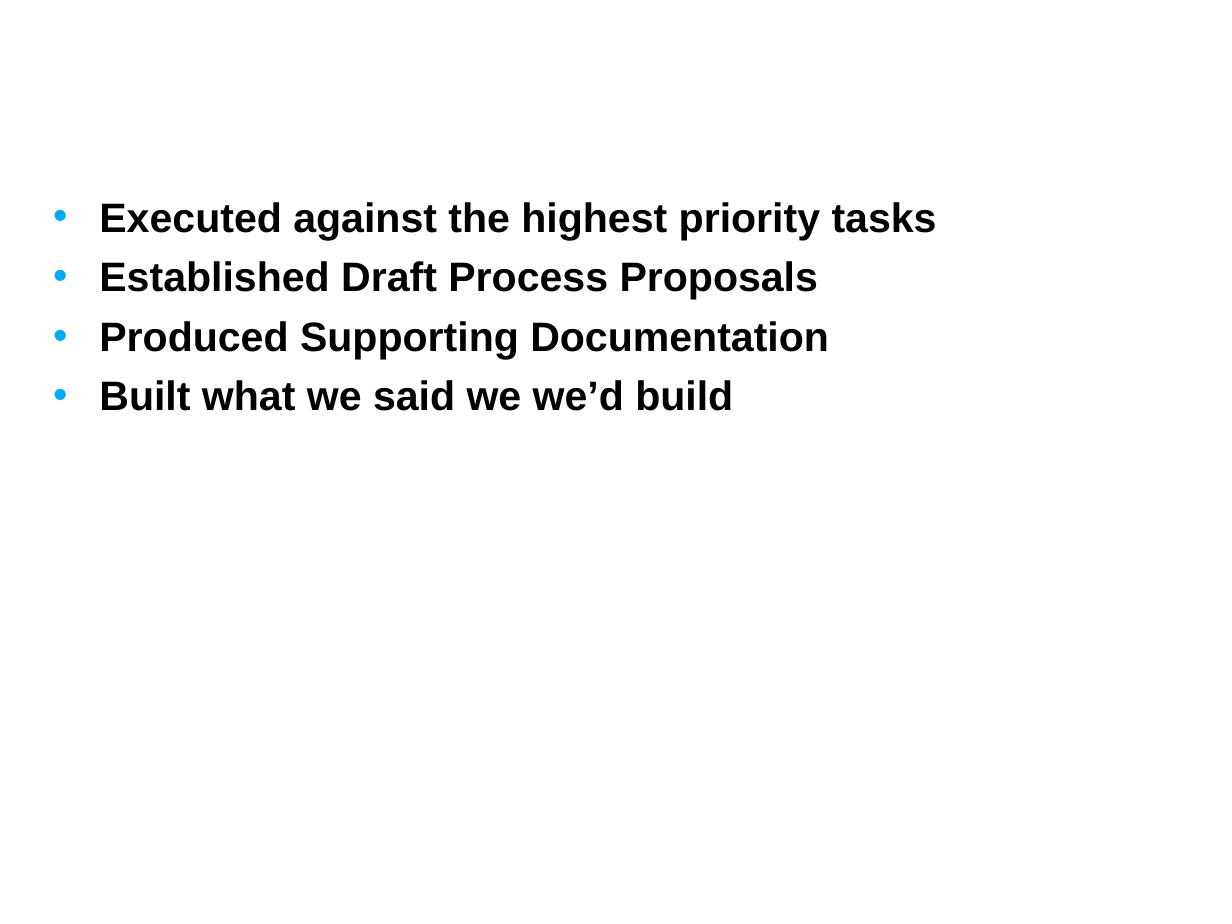
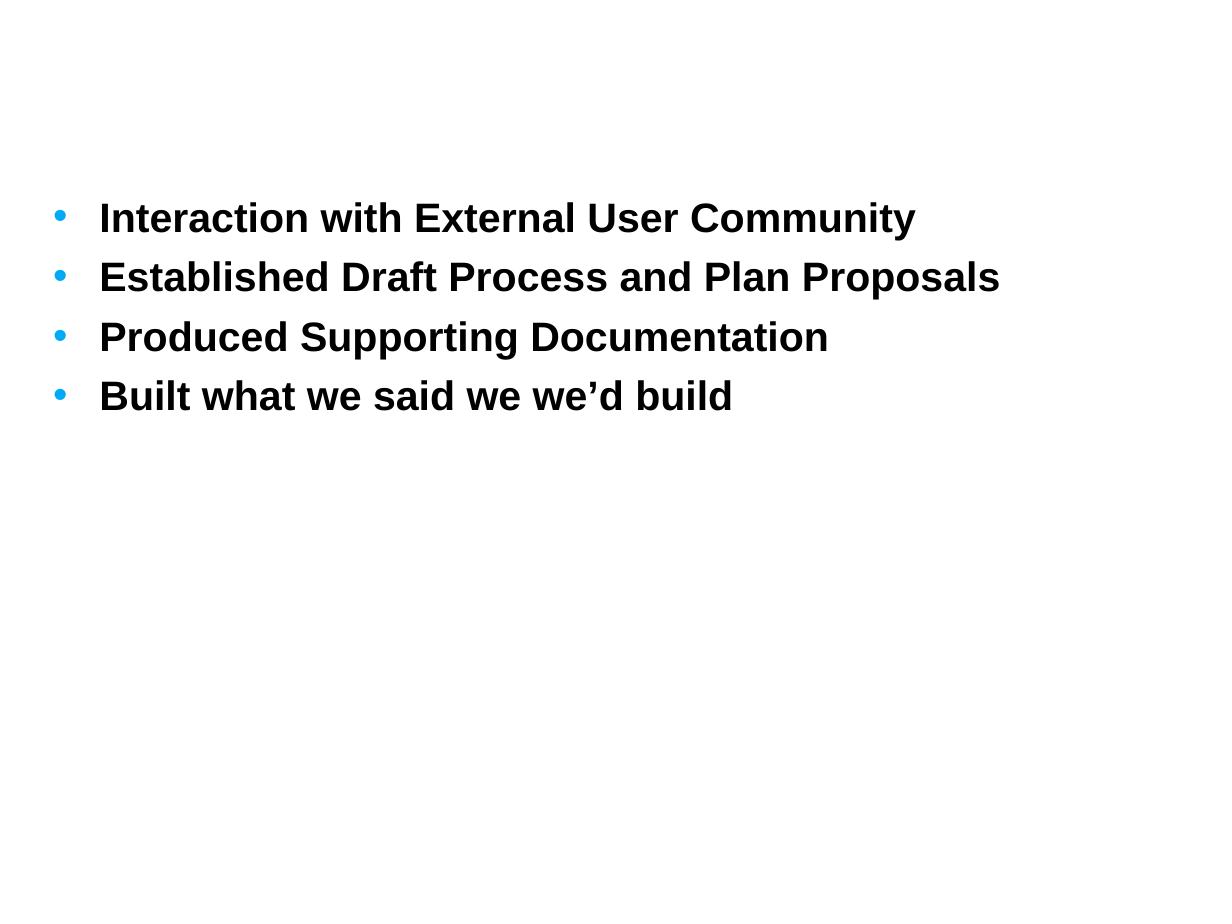
Before and after one commit to NCIP/caarray-docs, a slide deck: slide 15 of project_management/reports/inception_postmortem.ppt (slide 14 before the commit). Drawn at 1232x924 pixels with LibreOffice and Linux fonts; fonts in the diff are those of the drawing; background and template pictures are left out. Boxes give left, top, right and bottom in pixels: in the first picture for what was removed or moved away, otherwise in the second. Text is boxed around its words. In the diff, an @@ line names an element or a change of style, - is before the commit and + after.

```diff
--- a/project_management/reports/inception_postmortem.ppt
+++ b/project_management/reports/inception_postmortem.ppt
@@ text at bbox=[99, 202, 1000, 300]: text changed @@
-• Executed against the highest priority tasks
-• Established Draft Process Proposals
+• Interaction with External User Community
+• Established Draft Process and Plan Proposals
```
Also in this commit, not shown: 9 other slides changed, 2 slides added, 1 slide removed.
